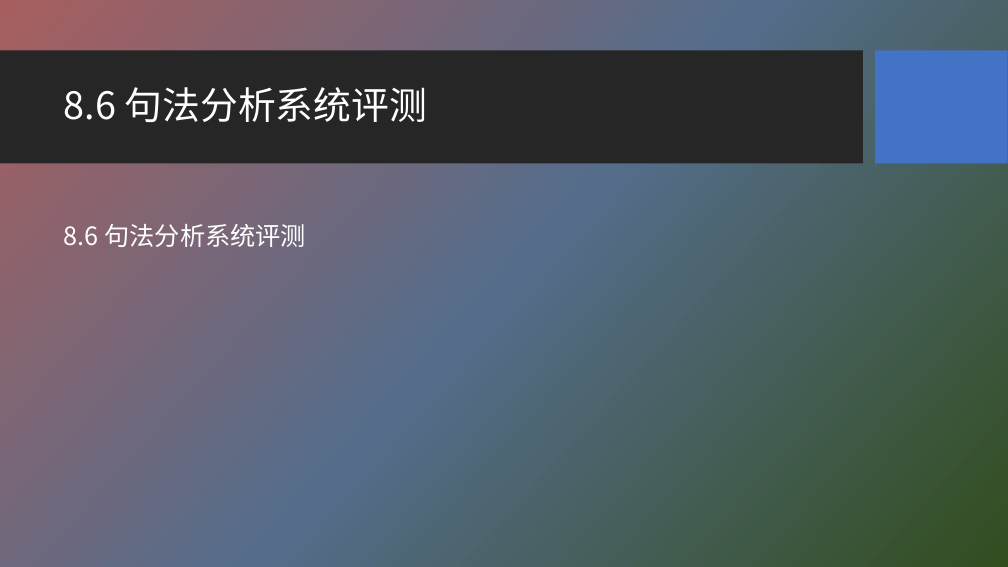
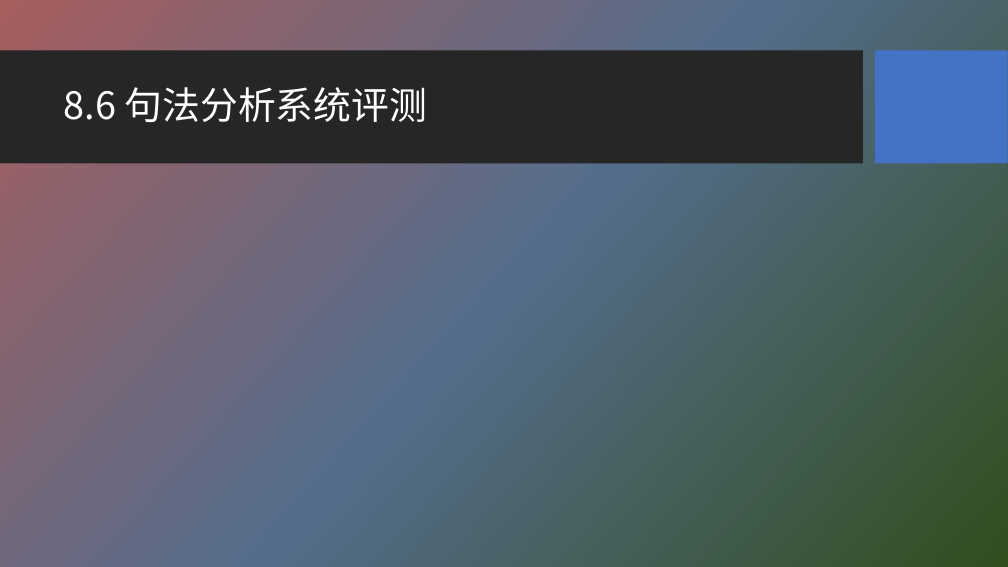
Before and after one commit to HBU/NLP_PPT, a slide deck: slide 8 of PPT-2020/ch08 句法分析.pptx. Drawn at 1008x567 pixels with LibreOffice and Linux fonts; fonts in the diff are those of the drawing; background and template pictures are left out. Boxes give left, top, right and bottom in pixels: in the first picture for what was removed or moved away, otherwise in the second. Text is boxed around its words. In the diff, an @@ line names an element or a change of style, - is before the commit and + after.

```diff
--- a/PPT-2020/ch08 句法分析.pptx
+++ b/PPT-2020/ch08 句法分析.pptx
@@ text removed at bbox=[64, 224, 306, 247] @@
-8.6 句法分析系统评测
```
Also in this commit, not shown: 4 other slides changed, 34 other files.
